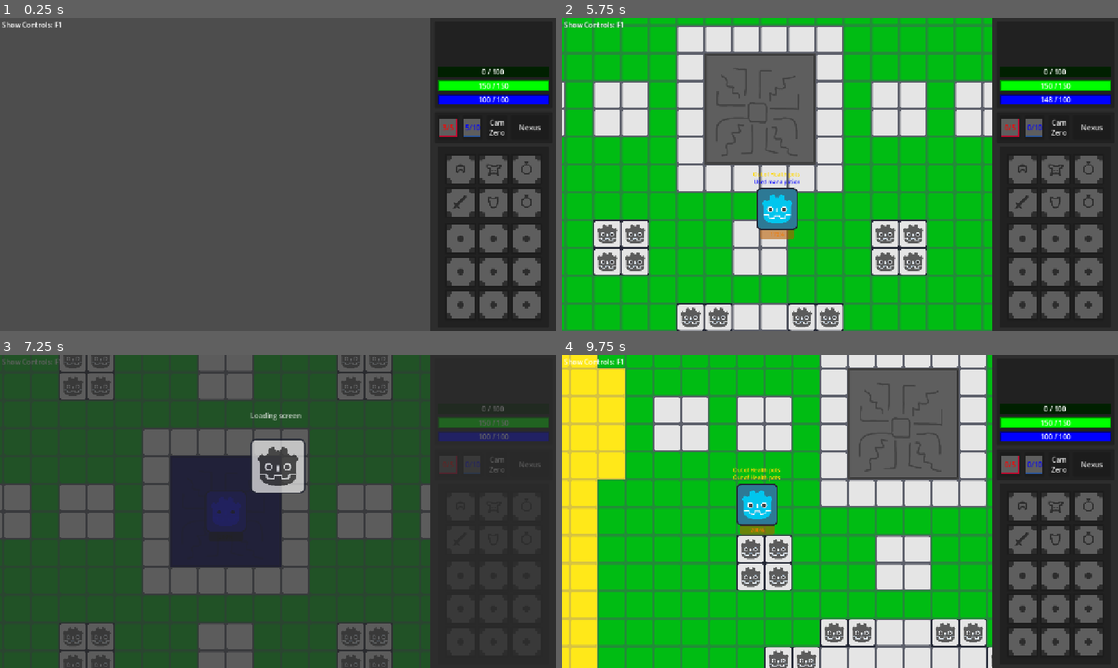
Above: before the commit, frames 1-4 (two rows, left to right).
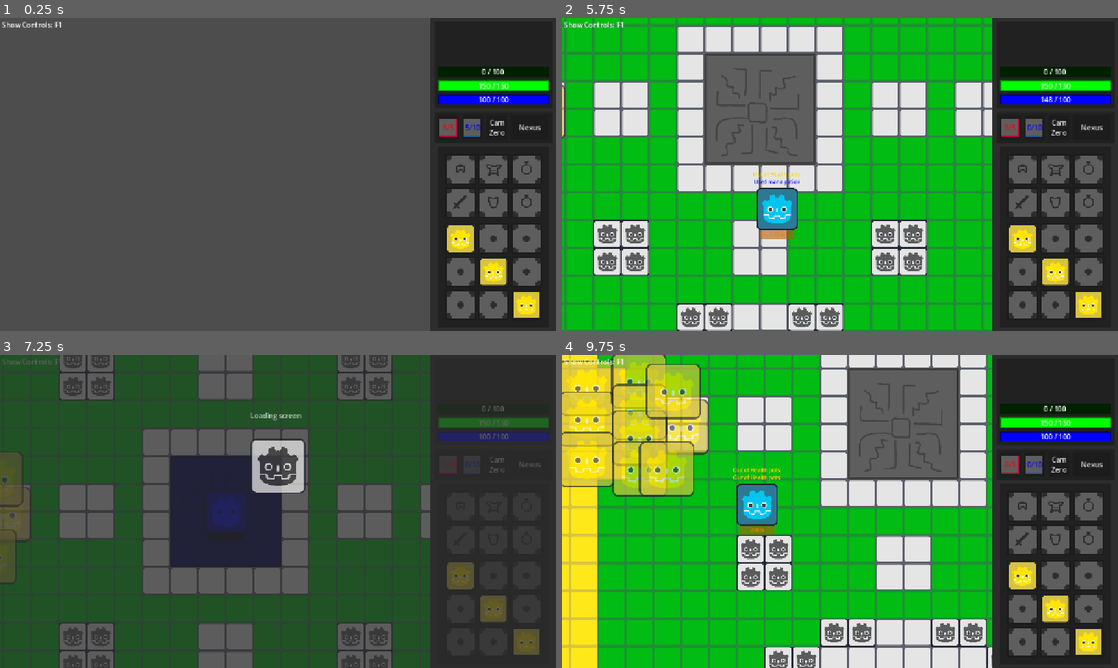
Above: after the commit, the same moments.

Repository: richiii999/ddd
Game: Godot game, scene res://Script Classes and Base Scenes/GameManager.tscn
The game is run twice, just before and just after one commit, with the same random seed, the same clock (stepped at 60 frames per second) and the same inputs.
Inputs (mouse positions are in pixels of both pictures, inside the frame that each line leads up to):
- Up to frame 1 (0.25 s): no input
- Up to frame 2 (5.75 s): move the mouse to (962, 158) at 0.52 s; hold Right (right) 0.53-1.28 s; tap H (HPot) at 0.6, 1.55, 2.1, 3.05, 4.55 s; tap G (MPot) at 0.8, 1.35, 2.3, 3.8, 5.1 s; move the mouse to (806, 133) at 1.27 s; hold Down (down) 1.28-2.03 s; move the mouse to (895, 105) at 2.02 s; hold Right (right) 2.03-2.78 s; move the mouse to (812, 237) at 2.77 s; hold Up (up) 2.78-3.53 s; tap E (Interact) at 2.85 s; move the mouse to (1006, 221) at 3.52 s; press the mouse at (1006, 221) at 3.53 s; hold Left (left) 3.53-5.03 s; move the mouse to (673, 127) at 4.27 s; release the mouse at (673, 127) at 4.28 s; tap Q (Loot) at 4.35 s; move the mouse to (867, 174) at 5.02 s; hold Down (down) from 5.03 s (still down)
- Up to frame 3 (7.25 s): move the mouse to (194, 433) at 5.77 s; release Down (down) at 5.78 s; hold Right (right) 5.78-6.53 s; tap N (Nexus) at 5.85 s; tap H (HPot) at 6.05 s; move the mouse to (400, 495) at 6.52 s; hold Up (up) from 6.53 s (still down); hold Right mouse button (RMB) from 6.53 s (still down); tap G (MPot) at 6.8 s
- Up to frame 4 (9.75 s): move the mouse to (728, 527) at 7.27 s; release Up (up) at 7.28 s; release Right mouse button (RMB) at 7.28 s; hold Right (right) 7.28-8.03 s; tap - (minus) at 7.35 s; tap H (HPot) at 7.55, 9.05, 9.6 s; move the mouse to (895, 442) at 8.02 s; hold Down (down) 8.03-8.78 s; tap = (plus) at 8.1 s; tap G (MPot) at 8.3 s; move the mouse to (812, 574) at 8.77 s; hold Left (left) 8.78-9.53 s; tap Space (space) at 8.85 s; move the mouse to (1006, 558) at 9.52 s; hold Up (up) from 9.53 s (still down)

The runs differ from the first frame. In frame 1, 1.3% of the frame differs, in the area x 80-98%, y 66-96%; in frame 2, 1.4%; in frame 3, 2.8%; in frame 4, 10%, in the area x 0-98%, y 0-96%.
Error before the commit: Parse Error: Preload file "res://UI stuff/INVENTORY/Inv UI/inv_slot.png" does not exist. (res://UI/Skills/skill_button.gd:10)

Commit message:
file org

Diff:
--- a/Entity/Player/Player.gd
+++ b/Entity/Player/Player.gd
@@ -315,7 +315,7 @@
 		return
 
 	## Create the ground item and put it in the scene
-	#var groundItem : GroundItem = load("res://ground_item.tscn").instantiate()
+	#var groundItem : GroundItem = load("res://UI/Item/ground_item.tscn").instantiate()
 	#groundItem._init(droppedItem.duplicate())
 	#add_child(groundItem)
 	#groundItem.reparent(get_parent())
--- a/UI/Item/ground_item.gd
+++ b/UI/Item/ground_item.gd
@@ -17,7 +17,7 @@
 
 	if (item == null): # Item not set
 		print_debug("Item not set for GroundItem, using TestItem")
-		item = load("res://UI stuff/INVENTORY/Item Files/TEST_ITEM.tscn").instantiate()
+		item = load("res://UI/Item/Items/TEST_ITEM.tscn").instantiate()
 
 	$ItemSlot.add_child(item)
 
--- a/UI/Item/item_spawner.gd
+++ b/UI/Item/item_spawner.gd
@@ -1,9 +1,9 @@
 class_name ItemSpawner extends Node ## ItemSpawner: Recieves signals to spawn items in the world
 
-var groundItemScene = load("res://ground_item.tscn") # GroundItem node to isntantiate whenever item spawned
+var groundItemScene = load("res://UI/Item/ground_item.tscn") # GroundItem node to isntantiate whenever item spawned
 var items : Array[Resource] = [ # Index of this array == "itemID" used throughout the code
-	load("res://UI stuff/INVENTORY/Item Files/TEST_ITEM.tscn"),
-	load("res://UI stuff/INVENTORY/Item Files/test_chestplate.tscn")
+	load("res://UI/Item/Items/TEST_ITEM.tscn"),
+	load("res://UI/Item/Items/test_chestplate.tscn")
 ]
 
 func SpawnItemByID( itemID : int = 0, pos = Vector2(0,0) ): # Spawns items[itemID] @ Pos
--- a/UI/RMenu/Inventory/Inventory_UI.gd
+++ b/UI/RMenu/Inventory/Inventory_UI.gd
@@ -21,9 +21,9 @@
 	UpdateInvStats.connect(find_parent("Player").UpdateStats)
 
 	# Default inventory, debug items
-	Inv[Slot.INV1] = load("res://UI stuff/INVENTORY/Item Files/TEST_ITEM.tscn").instantiate()
-	Inv[Slot.INV5] = load("res://UI stuff/INVENTORY/Item Files/TEST_ITEM.tscn").instantiate()
-	Inv[Slot.INV9] = load("res://UI stuff/INVENTORY/Item Files/TEST_ITEM.tscn").instantiate()
+	Inv[Slot.INV1] = load("res://UI/Item/Items/TEST_ITEM.tscn").instantiate()
+	Inv[Slot.INV5] = load("res://UI/Item/Items/TEST_ITEM.tscn").instantiate()
+	Inv[Slot.INV9] = load("res://UI/Item/Items/TEST_ITEM.tscn").instantiate()
 
 	for i in len(Slots):
 		Slots[i].slotNumber = (i) # Assign slotNumber
--- a/UI/RMenu/Inventory/inv_slot.tscn
+++ b/UI/RMenu/Inventory/inv_slot.tscn
@@ -1,15 +1,15 @@
 [gd_scene format=3 uid="uid://cjh7vkxeerwbf"]
 
 [ext_resource type="Script" uid="uid://croa2a2lvobg5" path="res://UI/RMenu/Inventory/inv_slot.gd" id="1_1o36c"]
-[ext_resource type="Texture2D" uid="uid://b2i8lrdls6dbr" path="res://UI/RMenu/Inventory/Inv UI/inv_slot.png" id="2_7sq3w"]
+[ext_resource type="Texture2D" uid="uid://b2i8lrdls6dbr" path="res://Assets/UI/Inventory/inv_slot.png" id="2_7sq3w"]
 
-[node name="Slot_Button" type="Button"]
+[node name="Slot_Button" type="Button" unique_id=618706586]
 offset_right = 72.0
 offset_bottom = 72.0
 icon = ExtResource("2_7sq3w")
 icon_alignment = 1
 script = ExtResource("1_1o36c")
 
-[node name="Display_Sprite" type="Sprite2D" parent="."]
+[node name="Display_Sprite" type="Sprite2D" parent="." unique_id=263854480]
 position = Vector2(36, 36)
 scale = Vector2(0.5, 0.5)
--- a/UI/RMenu/Inventory/inventory.tscn
+++ b/UI/RMenu/Inventory/inventory.tscn
@@ -2,12 +2,12 @@
 
 [ext_resource type="Script" uid="uid://e5ddefrx8700" path="res://UI/RMenu/Inventory/Inventory_UI.gd" id="1_j403y"]
 [ext_resource type="PackedScene" uid="uid://cjh7vkxeerwbf" path="res://UI/RMenu/Inventory/inv_slot.tscn" id="3_m571r"]
-[ext_resource type="Texture2D" uid="uid://cihq6gxwa4vg4" path="res://UI/RMenu/Inventory/Inv UI/helm_slot.png" id="4_3t3kq"]
-[ext_resource type="Texture2D" uid="uid://barm5wofidii4" path="res://UI/RMenu/Inventory/Inv UI/chest_slot.png" id="5_awv0w"]
-[ext_resource type="Texture2D" uid="uid://bjx5vmien7f17" path="res://UI/RMenu/Inventory/Inv UI/r1_slot.png" id="6_24xyd"]
-[ext_resource type="Texture2D" uid="uid://b2qm4p2gtiog0" path="res://UI/RMenu/Inventory/Inv UI/wep_slot.png" id="7_bryy3"]
-[ext_resource type="Texture2D" uid="uid://i1k3ja2x7sws" path="res://UI/RMenu/Inventory/Inv UI/off_slot.png" id="8_v0o5t"]
-[ext_resource type="Texture2D" uid="uid://cafh7gmk78b2p" path="res://UI/RMenu/Inventory/Inv UI/r2_slot.png" id="9_1g0hy"]
+[ext_resource type="Texture2D" uid="uid://cihq6gxwa4vg4" path="res://Assets/UI/Inventory/helm_slot.png" id="4_3t3kq"]
+[ext_resource type="Texture2D" uid="uid://barm5wofidii4" path="res://Assets/UI/Inventory/chest_slot.png" id="5_awv0w"]
+[ext_resource type="Texture2D" uid="uid://bjx5vmien7f17" path="res://Assets/UI/Inventory/r1_slot.png" id="6_24xyd"]
+[ext_resource type="Texture2D" uid="uid://b2qm4p2gtiog0" path="res://Assets/UI/Inventory/wep_slot.png" id="7_bryy3"]
+[ext_resource type="Texture2D" uid="uid://i1k3ja2x7sws" path="res://Assets/UI/Inventory/off_slot.png" id="8_v0o5t"]
+[ext_resource type="Texture2D" uid="uid://cafh7gmk78b2p" path="res://Assets/UI/Inventory/r2_slot.png" id="9_1g0hy"]
 
 [node name="Inventory" type="Panel" unique_id=1164556197]
 custom_minimum_size = Vector2(256, 416)
--- a/UI/RMenu/Utility_Buttons.tscn
+++ b/UI/RMenu/Utility_Buttons.tscn
@@ -1,7 +1,7 @@
 [gd_scene format=3 uid="uid://dtef1w3v7r3y1"]
 
-[ext_resource type="Texture2D" uid="uid://fb0magvji858" path="res://UI/RMenu/HPot Button.png" id="1_gatec"]
-[ext_resource type="Texture2D" uid="uid://dg6bbuxx6p2sf" path="res://UI/RMenu/MPot Button.png" id="2_w41be"]
+[ext_resource type="Texture2D" uid="uid://fb0magvji858" path="res://Assets/UI/HPot Button.png" id="1_gatec"]
+[ext_resource type="Texture2D" uid="uid://dg6bbuxx6p2sf" path="res://Assets/UI/MPot Button.png" id="2_w41be"]
 
 [node name="Utility" type="Panel"]
 anchors_preset = -1
--- a/UI/Skills/skill_button.gd
+++ b/UI/Skills/skill_button.gd
@@ -7,9 +7,9 @@
 @export var active : bool = false # Is this skill currently active? (Shuld be true once selected)
 
 # Icons: Changes icon depending on closed (not availible), availible, and active state
-@export var closedIcon = preload("res://UI stuff/INVENTORY/Inv UI/inv_slot.png")
-@export var openIcon = preload("res://UI stuff/INVENTORY/Inv UI/inv_slotWhite.png")
-@export var activeIcon = preload("res://UI stuff/INVENTORY/Inv UI/inv_slotPurple.png")
+@export var closedIcon = preload("res://Assets/UI/Inventory/inv_slot.png")
+@export var openIcon = preload("res://Assets/UI/Inventory/inv_slotWhite.png")
+@export var activeIcon = preload("res://Assets/UI/Inventory/inv_slotPurple.png")
 func setSkillIcon() -> void: icon = activeIcon if active else openIcon if availible else closedIcon
 
 @export var Stats = [1,1,1, 0,0,0, 0,0,0] # Only change the leftmost 3 nums (TODO change how stats works)
--- a/UI/Skills/skill_button.tscn
+++ b/UI/Skills/skill_button.tscn
@@ -1,6 +1,6 @@
 [gd_scene format=3 uid="uid://bnwioo2u0cgq2"]
 
-[ext_resource type="Texture2D" uid="uid://b2i8lrdls6dbr" path="res://UI/RMenu/Inventory/Inv UI/inv_slot.png" id="1_xixp4"]
+[ext_resource type="Texture2D" uid="uid://b2i8lrdls6dbr" path="res://Assets/UI/Inventory/inv_slot.png" id="1_xixp4"]
 [ext_resource type="Texture2D" uid="uid://di6ytqcvdio6g" path="res://Assets/Sprites/GD Icons/GodotIconAtlas.png" id="2_ncwhr"]
 [ext_resource type="Script" uid="uid://btob5b5i824nm" path="res://UI/Skills/skill_button.gd" id="2_xokeq"]
 
--- a/UI/WaygateGUI/waygate_gui.tscn
+++ b/UI/WaygateGUI/waygate_gui.tscn
@@ -1,7 +1,7 @@
 [gd_scene format=3 uid="uid://b286d5w4sx2m8"]
 
 [ext_resource type="Script" uid="uid://da2w6tiraf3ks" path="res://UI/WaygateGUI/waygate_gui.gd" id="1_580yd"]
-[ext_resource type="Texture2D" uid="uid://b2i8lrdls6dbr" path="res://UI/RMenu/Inventory/Inv UI/inv_slot.png" id="3_xbl6y"]
+[ext_resource type="Texture2D" uid="uid://b2i8lrdls6dbr" path="res://Assets/UI/Inventory/inv_slot.png" id="3_xbl6y"]
 
 [node name="WaygateGUI" type="Panel"]
 anchors_preset = -1
--- a/UI/WaygateGUI/waygate_gui_button.tscn
+++ b/UI/WaygateGUI/waygate_gui_button.tscn
@@ -1,6 +1,6 @@
 [gd_scene format=3 uid="uid://krilfu4qiwqo"]
 
-[ext_resource type="Texture2D" uid="uid://b2i8lrdls6dbr" path="res://UI/RMenu/Inventory/Inv UI/inv_slot.png" id="1_hu1l6"]
+[ext_resource type="Texture2D" uid="uid://b2i8lrdls6dbr" path="res://Assets/UI/Inventory/inv_slot.png" id="1_hu1l6"]
 
 [node name="WaygateGUI_Button" type="Button"]
 custom_minimum_size = Vector2(64, 64)
Renamed: UI/RMenu/HPot Button.png -> Assets/UI/HPot Button.png
Not shown, changed: Assets/UI/HPot Button.png.import
Renamed: Assets/References/Invsquare.png -> Assets/UI/Inventory/Invsquare.png
Not shown, changed: Assets/UI/Inventory/Invsquare.png.import
Renamed: UI/RMenu/Inventory/Inv UI/chest_slot.png -> Assets/UI/Inventory/chest_slot.png
Not shown, changed: Assets/UI/Inventory/chest_slot.png.import
Renamed: UI/RMenu/Inventory/Inv UI/helm_slot.png -> Assets/UI/Inventory/helm_slot.png
Not shown, changed: Assets/UI/Inventory/helm_slot.png.import
Renamed: UI/RMenu/Inventory/Inv UI/inv_slot.png -> Assets/UI/Inventory/inv_slot.png
Not shown, changed: Assets/UI/Inventory/inv_slot.png.import
Renamed: UI/RMenu/Inventory/Inv UI/inv_slotPurple.png -> Assets/UI/Inventory/inv_slotPurple.png
Not shown, changed: Assets/UI/Inventory/inv_slotPurple.png.import
(and 15 more such lines)
